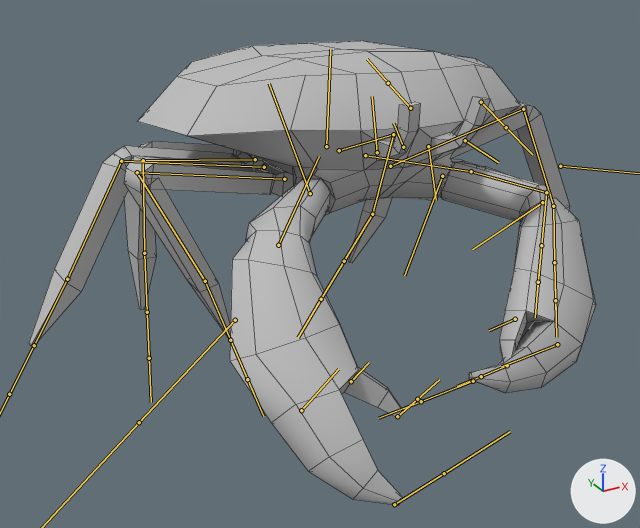
Before and after pictures for a commit that changed the FBX model Assets/FBX/Enemy Models/Crab.fbx.
One viewpoint serves both versions: a 50 mm lens placed at (-2.9, -5.02, 2.73), pointed at (-0.46, -0.58, 0.52). Lighting does not change. The marker at lower right points along +X, +Y and +Z. Both versions are drawn at frame 32 of the action 'Crab|Crab_Claws_Idle'; the numbers are the values there. The bones that bend it are drawn over the model as lines. Mesh edges are drawn as thin lines.

The first picture shows 'crab2:RoadKillOut'.
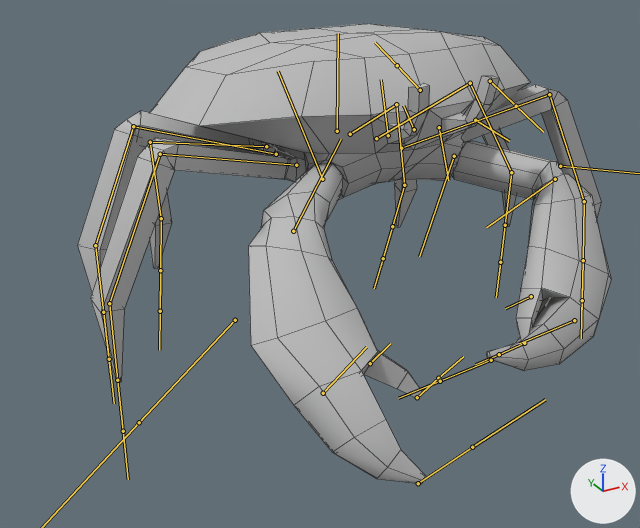
Where the change shows, as pixel boxes (x1, y1, x2, y2) in the pictures (640 x 528 px):
```json
{"object": "crab2:RoadKillOut", "change": "posed", "before": [29, 41, 596, 505], "after": [78, 23, 611, 484]}
{"bone": "crab_body_center", "before": "(326, 146) to (330, 49)", "after": "(337, 131) to (338, 33)"}
{"bone": "L_crab_leg3_1", "before": "(255, 159) to (143, 160)", "after": "(266, 146) to (150, 142)"}
{"bone": "L_crab_leg3_2", "before": "(143, 160) to (144, 253)", "after": "(150, 142) to (161, 218)"}
{"bone": "L_crab_leg3_3", "before": "(144, 253) to (147, 312)", "after": "(161, 218) to (160, 270)"}
{"bone": "L_crab_leg2_1", "before": "(264, 167) to (121, 161)", "after": "(276, 154) to (133, 126)"}
{"bone": "L_crab_leg2_2", "before": "(121, 161) to (67, 279)", "after": "(133, 126) to (95, 245)"}
{"bone": "L_crab_leg2_3", "before": "(67, 279) to (34, 345)", "after": "(95, 245) to (103, 312)"}
{"bone": "L_crab_leg1_1", "before": "(284, 179) to (137, 172)", "after": "(296, 165) to (160, 154)"}
{"bone": "L_crab_leg1_2", "before": "(137, 172) to (205, 281)", "after": "(160, 154) to (109, 303)"}
{"bone": "L_crab_leg1_3", "before": "(205, 281) to (230, 340)", "after": "(109, 303) to (117, 380)"}
{"bone": "L_crab_claw2", "before": "(278, 245) to (319, 156)", "after": "(293, 231) to (341, 139)"}
{"bone": "R_crab_leg1_1", "before": "(390, 166) to (523, 109)", "after": "(401, 148) to (549, 94)"}
{"bone": "R_crab_leg1_2", "before": "(523, 109) to (553, 206)", "after": "(549, 94) to (584, 201)"}
{"bone": "R_crab_leg1_3", "before": "(553, 206) to (554, 262)", "after": "(584, 201) to (583, 260)"}
{"bone": "R_crab_leg2_1", "before": "(365, 155) to (471, 171)", "after": "(376, 138) to (470, 83)"}
{"bone": "R_crab_leg2_2", "before": "(471, 171) to (546, 192)", "after": "(470, 83) to (511, 172)"}
{"bone": "R_crab_leg2_3", "before": "(546, 192) to (541, 245)", "after": "(511, 172) to (505, 225)"}
{"bone": "R_crab_leg3_1", "before": "(339, 150) to (393, 134)", "after": "(350, 134) to (396, 104)"}
{"bone": "R_crab_leg3_2", "before": "(393, 134) to (372, 214)", "after": "(396, 104) to (404, 185)"}
```

The change, as JSON lines over the scene's bpy script:
```json
{"block": "bone_crab_body_center", "where": "bone_crab_body_center = bpy.data.objects['Crab'].pose.bones['crab_body_center']"}
{"op": "set", "path": "bone_crab_body_center.location", "old": "(0.29, -0.22, 0.05)", "new": "(0.02, 0.04, 0.0)"}
{"op": "set", "path": "bone_crab_body_center.rotation_quaternion", "old": "(1.0, 0.001, 0.0, 0.022)", "new": "(1.0, 0.0, 0.0, 0.0)", "note": "degrees (0, 0, 3) -> degrees (0, 0, 0)"}
{"block": "bone_l_crab_leg3_1", "where": "bone_l_crab_leg3_1 = bpy.data.objects['Crab'].pose.bones['L_crab_leg3_1']  # child of 'crab_body_center'"}
{"op": "set", "path": "bone_l_crab_leg3_1.rotation_quaternion", "old": "(0.943, -0.276, -0.185, -0.028)", "new": "(0.993, -0.022, -0.109, -0.039)", "note": "degrees (-33, -21, 3) -> degrees (-2, -13, -4)"}
{"block": "bone_l_crab_leg3_2", "where": "bone_l_crab_leg3_2 = bpy.data.objects['Crab'].pose.bones['L_crab_leg3_2']  # child of 'L_crab_leg3_1'"}
{"op": "set", "path": "bone_l_crab_leg3_2.rotation_quaternion", "old": "(0.62, 0.587, -0.085, 0.514)", "new": "(0.657, 0.556, -0.048, 0.507)", "note": "degrees (65, -45, 50) -> degrees (61, -39, 52)"}
{"block": "bone_l_crab_leg3_3", "where": "bone_l_crab_leg3_3 = bpy.data.objects['Crab'].pose.bones['L_crab_leg3_3']  # child of 'L_crab_leg3_2'"}
{"op": "set", "path": "bone_l_crab_leg3_3.rotation_quaternion", "old": "(0.954, -0.135, -0.266, 0.009)", "new": "(0.985, -0.161, -0.053, 0.027)", "note": "degrees (-18, -30, 6) -> degrees (-19, -5, 4)"}
{"block": "bone_l_crab_leg2_1", "where": "bone_l_crab_leg2_1 = bpy.data.objects['Crab'].pose.bones['L_crab_leg2_1']  # child of 'crab_body_center'"}
{"op": "set", "path": "bone_l_crab_leg2_1.rotation_quaternion", "old": "(0.996, 0.076, 0.006, 0.048)", "new": "(0.986, -0.025, 0.1, 0.131)", "note": "degrees (9, 0, 6) -> degrees (-1, 12, 15)"}
{"block": "bone_l_crab_leg2_2", "where": "bone_l_crab_leg2_2 = bpy.data.objects['Crab'].pose.bones['L_crab_leg2_2']  # child of 'L_crab_leg2_1'"}
{"op": "set", "path": "bone_l_crab_leg2_2.rotation_quaternion", "old": "(0.834, 0.057, 0.014, -0.549)", "new": "(0.753, 0.232, 0.061, -0.612)", "note": "degrees (5, 5, -67) -> degrees (17, 22, -75)"}
{"block": "bone_l_crab_leg2_3", "where": "bone_l_crab_leg2_3 = bpy.data.objects['Crab'].pose.bones['L_crab_leg2_3']  # child of 'L_crab_leg2_2'"}
{"op": "set", "path": "bone_l_crab_leg2_3.rotation_quaternion", "old": "(0.991, 0.036, -0.025, -0.124)", "new": "(0.989, 0.058, 0.08, 0.114)", "note": "degrees (4, -2, -14) -> degrees (8, 8, 14)"}
{"block": "bone_l_crab_leg1_1", "where": "bone_l_crab_leg1_1 = bpy.data.objects['Crab'].pose.bones['L_crab_leg1_1']  # child of 'crab_body_center'"}
{"op": "set", "path": "bone_l_crab_leg1_1.rotation_quaternion", "old": "(0.987, -0.108, -0.038, -0.112)", "new": "(0.978, -0.143, -0.044, -0.145)", "note": "degrees (-12, -6, -12) -> degrees (-16, -7, -16)"}
{"block": "bone_l_crab_leg1_2", "where": "bone_l_crab_leg1_2 = bpy.data.objects['Crab'].pose.bones['L_crab_leg1_2']  # child of 'L_crab_leg1_1'"}
{"op": "set", "path": "bone_l_crab_leg1_2.rotation_quaternion", "old": "(0.408, 0.05, -0.01, 0.912)", "new": "(0.777, 0.046, -0.029, 0.627)", "note": "degrees (1, -6, 132) -> degrees (2, -6, 78)"}
{"block": "bone_l_crab_leg1_3", "where": "bone_l_crab_leg1_3 = bpy.data.objects['Crab'].pose.bones['L_crab_leg1_3']  # child of 'L_crab_leg1_2'"}
{"op": "set", "path": "bone_l_crab_leg1_3.rotation_quaternion", "old": "(0.992, -0.013, -0.063, -0.113)", "new": "(0.975, 0.063, -0.09, 0.195)", "note": "degrees (-1, -7, -13) -> degrees (5, -11, 22)"}
{"block": "bone_l_crab_claw2", "where": "bone_l_crab_claw2 = bpy.data.objects['Crab'].pose.bones['L_crab_claw2']  # child of 'L_crab_claw1'"}
{"op": "set", "path": "bone_l_crab_claw2.rotation_quaternion", "old": "(0.868, -0.002, 0.059, -0.493)", "new": "(0.868, 0.025, 0.044, -0.495)", "note": "degrees (-4, 6, -59) -> degrees (0, 6, -59)"}
{"block": "bone_r_crab_leg1_1", "where": "bone_r_crab_leg1_1 = bpy.data.objects['Crab'].pose.bones['R_crab_leg1_1']  # child of 'crab_body_center'"}
{"op": "set", "path": "bone_r_crab_leg1_1.rotation_quaternion", "old": "(0.985, -0.041, 0.019, 0.167)", "new": "(0.975, -0.148, 0.065, 0.152)", "note": "degrees (-4, 3, 19) -> degrees (-16, 10, 16)"}
{"block": "bone_r_crab_leg1_2", "where": "bone_r_crab_leg1_2 = bpy.data.objects['Crab'].pose.bones['R_crab_leg1_2']  # child of 'R_crab_leg1_1'"}
{"op": "set", "path": "bone_r_crab_leg1_2.rotation_quaternion", "old": "(0.763, 0.031, 0.002, -0.646)", "new": "(0.746, 0.064, 0.02, -0.662)", "note": "degrees (3, 2, -80) -> degrees (4, 7, -83)"}
{"block": "bone_r_crab_leg1_3", "where": "bone_r_crab_leg1_3 = bpy.data.objects['Crab'].pose.bones['R_crab_leg1_3']  # child of 'R_crab_leg1_2'"}
{"op": "set", "path": "bone_r_crab_leg1_3.rotation_quaternion", "old": "(0.995, 0.012, 0.013, -0.098)", "new": "(0.99, 0.066, 0.081, -0.091)", "note": "degrees (1, 2, -11) -> degrees (7, 10, -10)"}
{"block": "bone_r_crab_leg2_1", "where": "bone_r_crab_leg2_1 = bpy.data.objects['Crab'].pose.bones['R_crab_leg2_1']  # child of 'crab_body_center'"}
{"op": "set", "path": "bone_r_crab_leg2_1.rotation_quaternion", "old": "(0.984, 0.105, 0.042, 0.139)", "new": "(0.985, 0.073, -0.068, -0.142)", "note": "degrees (13, 3, 16) -> degrees (9, -6, -17)"}
{"block": "bone_r_crab_leg2_2", "where": "bone_r_crab_leg2_2 = bpy.data.objects['Crab'].pose.bones['R_crab_leg2_2']  # child of 'R_crab_leg2_1'"}
{"op": "set", "path": "bone_r_crab_leg2_2.rotation_quaternion", "old": "(0.997, -0.033, 0.053, 0.053)", "new": "(0.745, 0.178, -0.055, 0.641)", "note": "degrees (-3, 6, 6) -> degrees (12, -18, 80)"}
{"block": "bone_r_crab_leg2_3", "where": "bone_r_crab_leg2_3 = bpy.data.objects['Crab'].pose.bones['R_crab_leg2_3']  # child of 'R_crab_leg2_2'"}
{"op": "set", "path": "bone_r_crab_leg2_3.rotation_quaternion", "old": "(0.886, 0.408, 0.105, -0.194)", "new": "(0.99, 0.125, -0.008, -0.063)", "note": "degrees (47, 20, -16) -> degrees (14, 0, -7)"}
{"block": "bone_r_crab_leg3_1", "where": "bone_r_crab_leg3_1 = bpy.data.objects['Crab'].pose.bones['R_crab_leg3_1']  # child of 'crab_body_center'"}
{"op": "set", "path": "bone_r_crab_leg3_1.rotation_quaternion", "old": "(0.997, -0.029, -0.077, 0.003)", "new": "(0.992, 0.021, -0.118, 0.048)", "note": "degrees (-3, -9, 1) -> degrees (2, -14, 5)"}
{"block": "bone_r_crab_leg3_2", "where": "bone_r_crab_leg3_2 = bpy.data.objects['Crab'].pose.bones['R_crab_leg3_2']  # child of 'R_crab_leg3_1'"}
{"op": "set", "path": "bone_r_crab_leg3_2.rotation_quaternion", "old": "(-0.429, 0.145, 0.021, 0.891)", "new": "(0.673, -0.172, -0.064, -0.716)", "note": "degrees (-5, -16, -128) -> degrees (-9, -19, -92)"}
```
